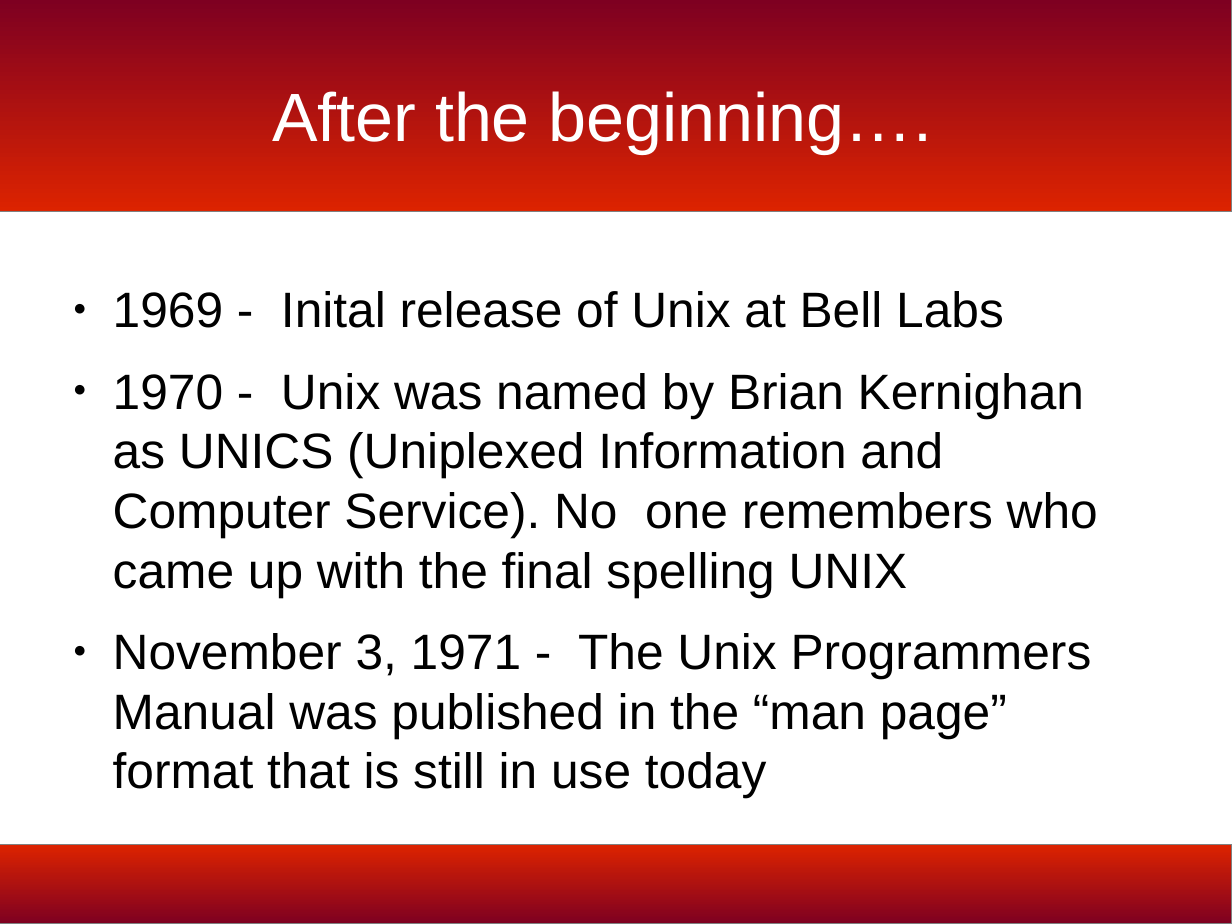
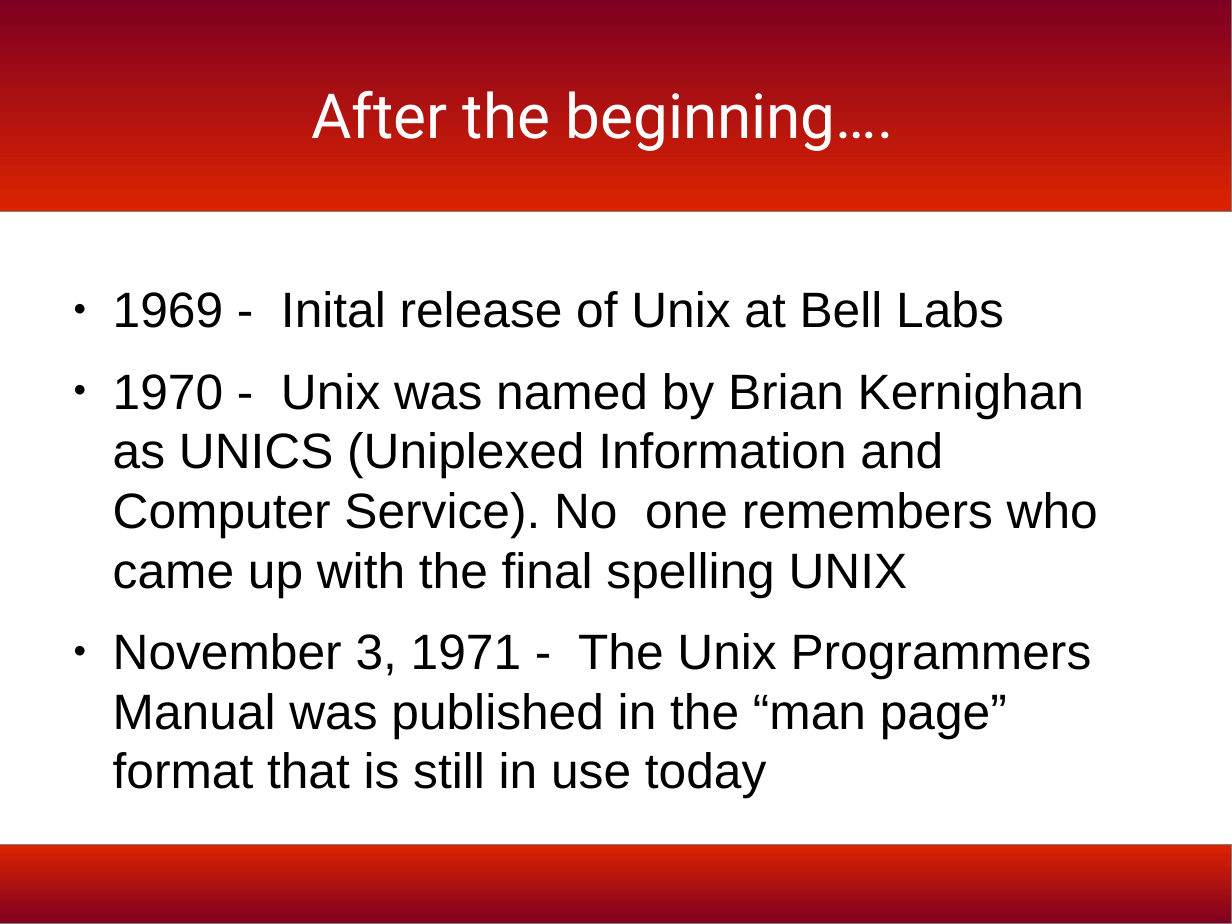
Before and after one commit to bmac2/BSD-Meetup-Files, a slide deck: slide 4 of bsd-history-slides.odp (slide 3 before the commit). Drawn at 1232x924 pixels with LibreOffice and Linux fonts; fonts in the diff are those of the drawing; background and template pictures are left out. Boxes give left, top, right and bottom in pixels: in the first picture for what was removed or moved away, otherwise in the second. Text is boxed around its words. In the diff, an @@ line names an element or a change of style, - is before the commit and + after.

```diff
--- a/bsd-history-slides.odp
+++ b/bsd-history-slides.odp
@@ title "After the beginning…." at <box>311,90,894,151</box>: size 44 to 40 pt, font Arial to Roboto @@
```
Also in this commit, not shown: 29 other slides changed, 1 slide added, 1 other file.
